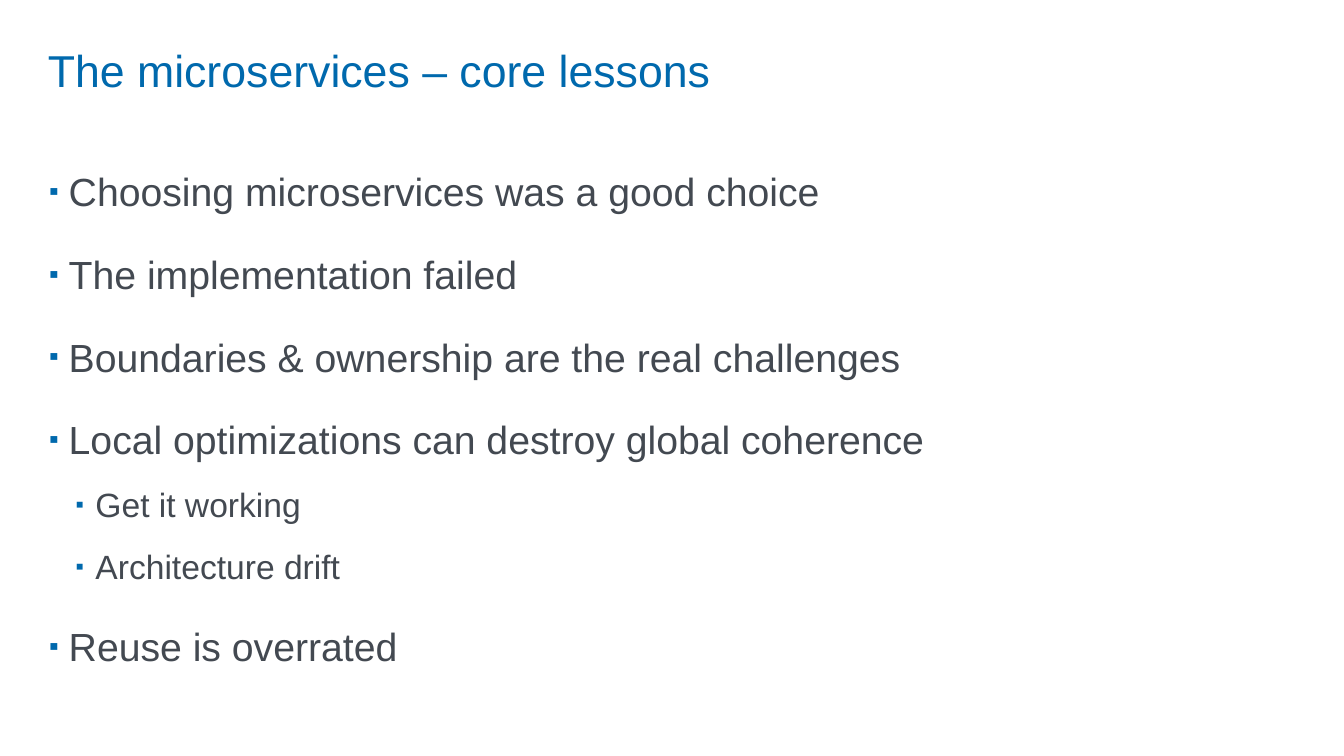
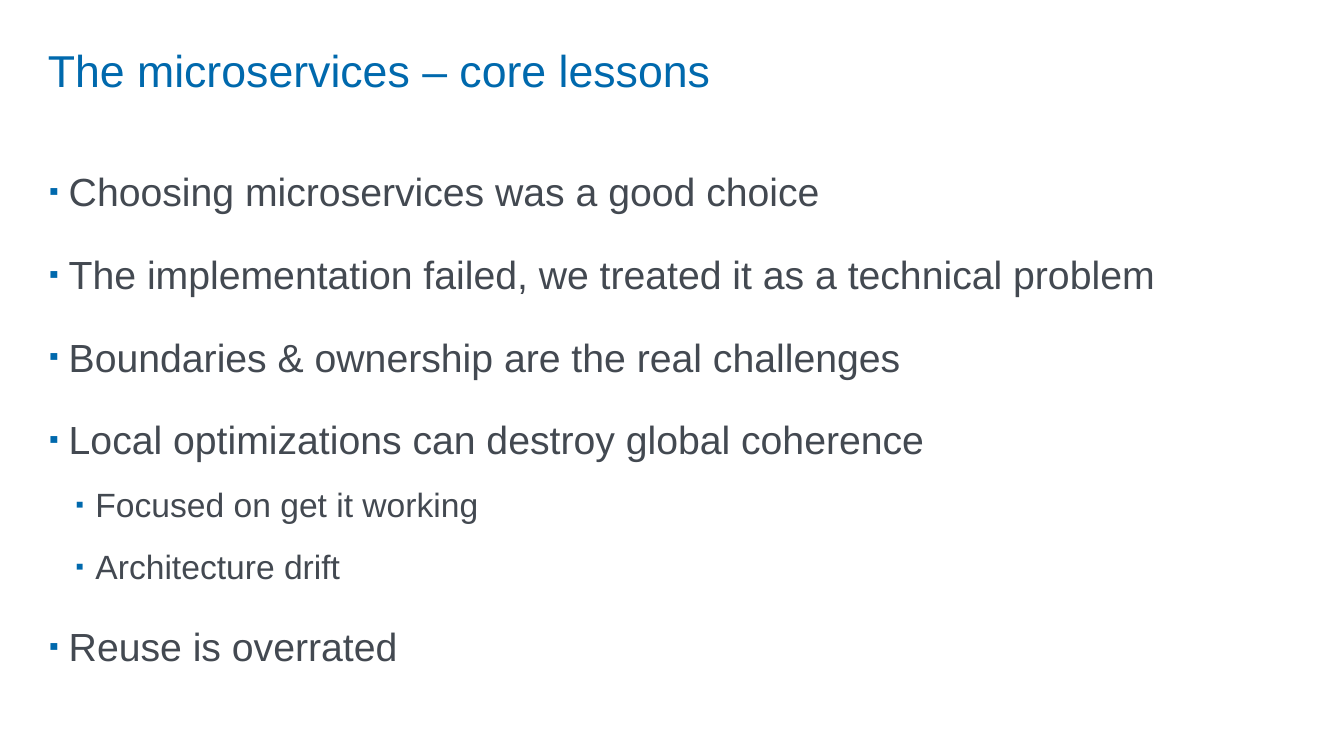
Before and after one commit to StevenHillaert/talk-hellostavanger-2026, a slide deck: slide 36 of Roast my design decisions.pptx. Drawn at 1344x756 pixels with LibreOffice and Linux fonts; fonts in the diff are those of the drawing. Boxes give left, top, right and bottom in pixels: in the first picture for what was removed or moved away, otherwise in the second. Text is boxed around its words. In the diff, an @@ line names an element or a change of style, - is before the commit and + after.

```diff
--- a/Roast my design decisions.pptx
+++ b/Roast my design decisions.pptx
@@ text at [69,260,1155,297]: text changed @@
-▪ The implementation failed
+▪ The implementation failed, we treated it as a technical problem
@@ text at [95,492,478,524]: text changed @@
-  ▪ Get it working
+  ▪ Focused on get it working
```
Also in this commit, not shown: 10 other slides changed, 2 other files.
